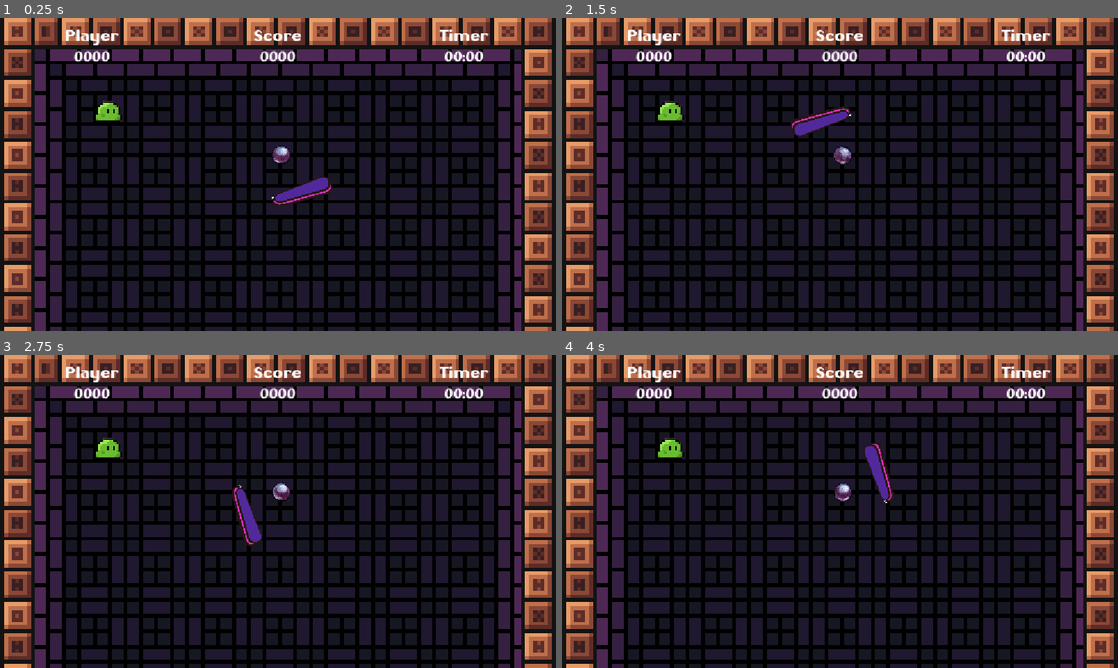
Above: before the commit, frames 1-4 (two rows, left to right).
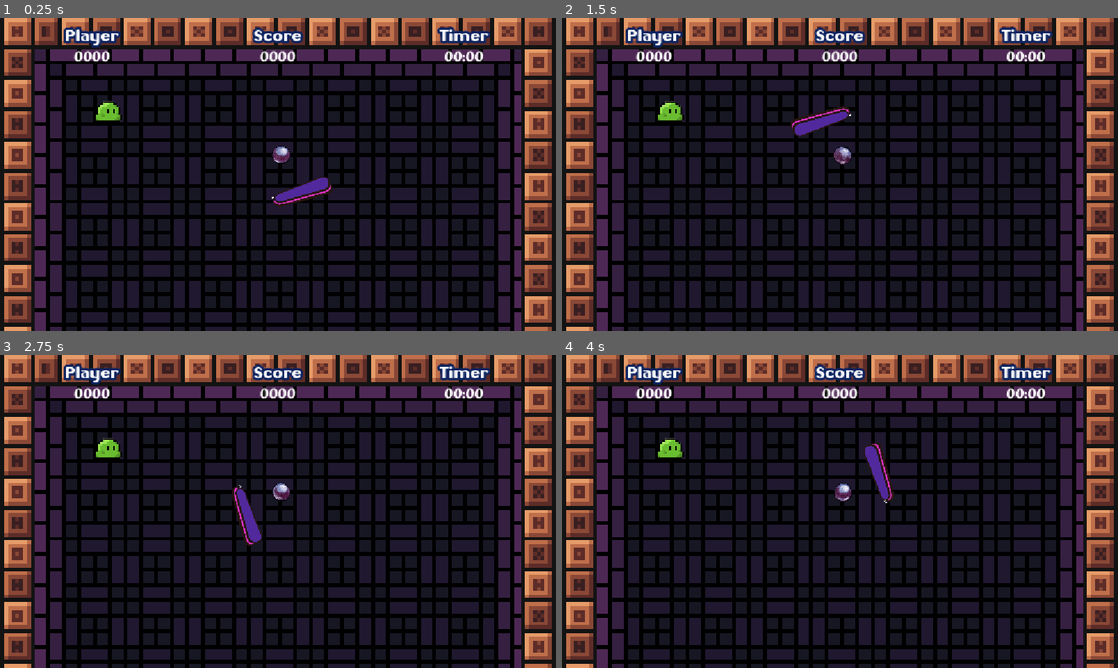
Above: after the commit, the same moments.

Repository: Edu-Dev12/Pinball_Survivor
Game: Godot game, scene res://Scenes/Level/Manager/game_manager.tscn
Same seed, same stepped clock (60 frames per second), same inputs: the game is played once before the commit and once after it.
Inputs:
- Up to frame 1 (0.25 s): no input
- Up to frame 2 (1.5 s): tap Enter at 0.5 s; hold D (Right) 0.53-1.28 s; hold S (Down) from 1.28 s (still down)
- Up to frame 3 (2.75 s): release S (Down) at 2.03 s; hold D (Right) from 2.03 s (still down)
- Up to frame 4 (4 s): release D (Right) at 2.78 s; hold W (Up) 2.78-3.53 s; hold A (Left) from 3.53 s (still down)

The runs differ from the first frame. In frame 1, 0.9% of the frame differs, in the area x 11-89%, y 2-10%; in frame 2, 0.9%; in frame 3, 0.9%; in frame 4, 0.9%.
Error in both runs: Invalid access to property or key 'ENEMY_GROUP' on a base object of type 'Nil'. (res://Scripts/Entity/Enemy/enemy.gd:13)

Commit message:
UI Start

Diff:
--- a/rhythm-game/Scenes/Entity/Enemy/enemy_test.tscn
+++ b/rhythm-game/Scenes/Entity/Enemy/enemy_test.tscn
@@ -4,8 +4,8 @@
 [ext_resource type="Texture2D" uid="uid://cwiko4k1ganpd" path="res://Assets/Entity/Enemy/EnemyPlaceholder.png" id="2_2crsy"]
 
 [sub_resource type="CapsuleShape2D" id="CapsuleShape2D_j8k3e"]
-radius = 20.5
-height = 43.0
+radius = 26.5
+height = 53.0
 
 [node name="EnemyTest" type="CharacterBody2D" unique_id=131443137]
 collision_layer = 4
@@ -18,5 +18,5 @@
 texture = ExtResource("2_2crsy")
 
 [node name="CollisionShape2D" type="CollisionShape2D" parent="." unique_id=1865638181]
-position = Vector2(2.5, 2.5)
+position = Vector2(1.5, 2.5)
 shape = SubResource("CapsuleShape2D_j8k3e")
--- a/rhythm-game/Scenes/UI/ui.tscn
+++ b/rhythm-game/Scenes/UI/ui.tscn
@@ -1,8 +1,11 @@
 [gd_scene format=3 uid="uid://chgd83msiecgj"]
 
 [ext_resource type="FontFile" uid="uid://mfxvgdgfyh7a" path="res://Assets/Fonts/gilgongo.regular.ttf" id="1_ahcct"]
+[ext_resource type="Script" uid="uid://px8wotcg7kxl" path="res://Scripts/UI/ui_controller.gd" id="1_de23q"]
+[ext_resource type="Script" uid="uid://8mgcqvgul0w3" path="res://Scripts/UI/ui.gd" id="2_c7mb3"]
 
 [node name="UI" type="CanvasLayer" unique_id=726586338]
+script = ExtResource("1_de23q")
 
 [node name="UI Controller" type="Control" parent="." unique_id=1155357725]
 layout_mode = 3
@@ -19,6 +22,7 @@
 anchor_bottom = 1.0
 grow_horizontal = 2
 grow_vertical = 2
+script = ExtResource("2_c7mb3")
 
 [node name="MarginContainer" type="MarginContainer" parent="UI Controller/UI" unique_id=425369471]
 layout_mode = 1
@@ -48,6 +52,8 @@
 
 [node name="PlayerLabel" type="Label" parent="UI Controller/UI/MarginContainer/HBoxContainer/Player/VBoxContainer" unique_id=1803110803]
 layout_mode = 2
+theme_override_colors/font_outline_color = Color(0.047058824, 0.13725491, 0.3764706, 1)
+theme_override_constants/outline_size = 20
 theme_override_fonts/font = ExtResource("1_ahcct")
 theme_override_font_sizes/font_size = 30
 text = "Player"
@@ -76,6 +82,8 @@
 
 [node name="ScoreLabel" type="Label" parent="UI Controller/UI/MarginContainer/HBoxContainer/Score/VBoxContainer" unique_id=784647452]
 layout_mode = 2
+theme_override_colors/font_outline_color = Color(0.047058824, 0.13725491, 0.3764706, 1)
+theme_override_constants/outline_size = 20
 theme_override_fonts/font = ExtResource("1_ahcct")
 theme_override_font_sizes/font_size = 30
 text = "Score"
@@ -104,6 +112,8 @@
 
 [node name="TimerLabel" type="Label" parent="UI Controller/UI/MarginContainer/HBoxContainer/Timer/VBoxContainer" unique_id=2096805837]
 layout_mode = 2
+theme_override_colors/font_outline_color = Color(0.045932345, 0.13592553, 0.37594855, 1)
+theme_override_constants/outline_size = 20
 theme_override_fonts/font = ExtResource("1_ahcct")
 theme_override_font_sizes/font_size = 30
 text = "Timer"
--- /dev/null
+++ b/rhythm-game/Scripts/UI/ui.gd
@@ -0,0 +1,2 @@
+extends Control
+class_name UI
--- /dev/null
+++ b/rhythm-game/Scripts/UI/ui_controller.gd
@@ -0,0 +1,70 @@
+extends CanvasLayer
+
+#@onready var ui: UI = $UI_Controller/UI
+#@onready var timer: Timer
+#@onready var timer_enable := false
+#
+#func _ready() -> void:
+	#set_player_health(100)
+	#setup_timer()
+	#set_inital_time(300)
+#
+## Player
+#func set_player_health(new_player_health: int):
+	#ui.set_player_health(new_player_health)
+#
+#func add_player_health(heal_health: int):
+	#for i in range(heal_health):
+		#ui.add_player_health(1)
+		#await get_tree().create_timer(0.2).timeout
+#
+#func remove_player_health(damage_health: int):
+	#var current_health = ui.remove_player_health(damage_health)
+	#
+	#if current_health <= 0:
+		#stop_timer()
+		#var player = get_tree().get_first_node_in_group("player")
+		#player.death()
+#
+## Score
+#func add_score(score: int):
+	#ui.add_score(score)
+#
+## Timer
+#func set_inital_time(new_time: int):
+	#ui.set_time(new_time)
+#
+#func get_timer() -> int:
+	#return ui.get_time()
+#
+#func setup_timer():
+	#timer = Timer.new()
+	#timer.wait_time = 1.0
+	#timer.autostart = false
+	#timer.timeout.connect(timer_timeout)
+	#add_child(timer)
+#
+#func run_timer():
+	#if timer.is_stopped():
+		#timer.start()
+#
+#func stop_timer():
+	#timer.stop()
+	#
+#
+#func timer_timeout():
+	#var current_time = ui.decrease_time(1)
+			#
+	#if current_time < 30:
+		#pass
+		## AudioManager.play_sound_effect(TIME_SFX, "SFX", -5, 1,1)
+	#if current_time <= 0:
+		#
+		#var player = get_tree().get_first_node_in_group("player")
+		#player.death()
+		#Ui.stop_timer()
+		 #
+		#print("TEMPO ACABOU")
+#
+#func decrease_time(decrease_timer: int) -> int:
+	#return ui.decrease_time(decrease_timer)
--- a/rhythm-game/project.godot
+++ b/rhythm-game/project.godot
@@ -24,7 +24,7 @@
 AudioManager="*uid://biimlykjoq3x0"
 Global="*uid://1jqdj4y776tq"
 SignalManager="*uid://dw3fukwpg6503"
-Ui="*uid://chgd83msiecgj"
+Ui="uid://chgd83msiecgj"
 
 [display]
 
Not shown, added: rhythm-game/Scripts/UI/ui.gd.uid
Not shown, added: rhythm-game/Scripts/UI/ui_controller.gd.uid
